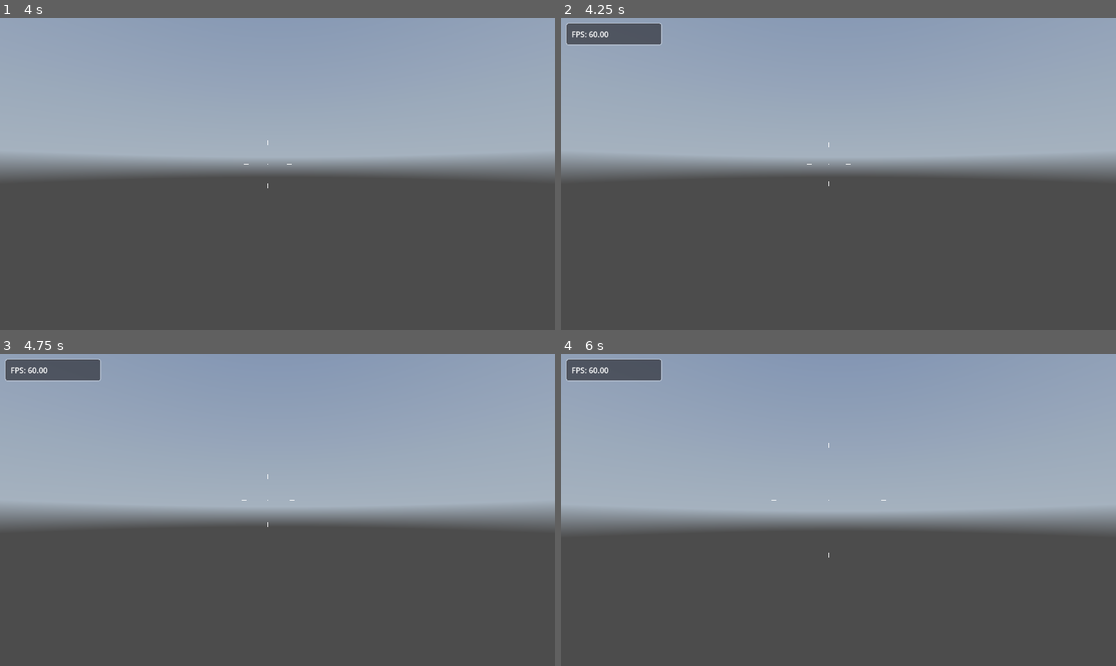
Above: before the commit, frames 1-4 (two rows, left to right).
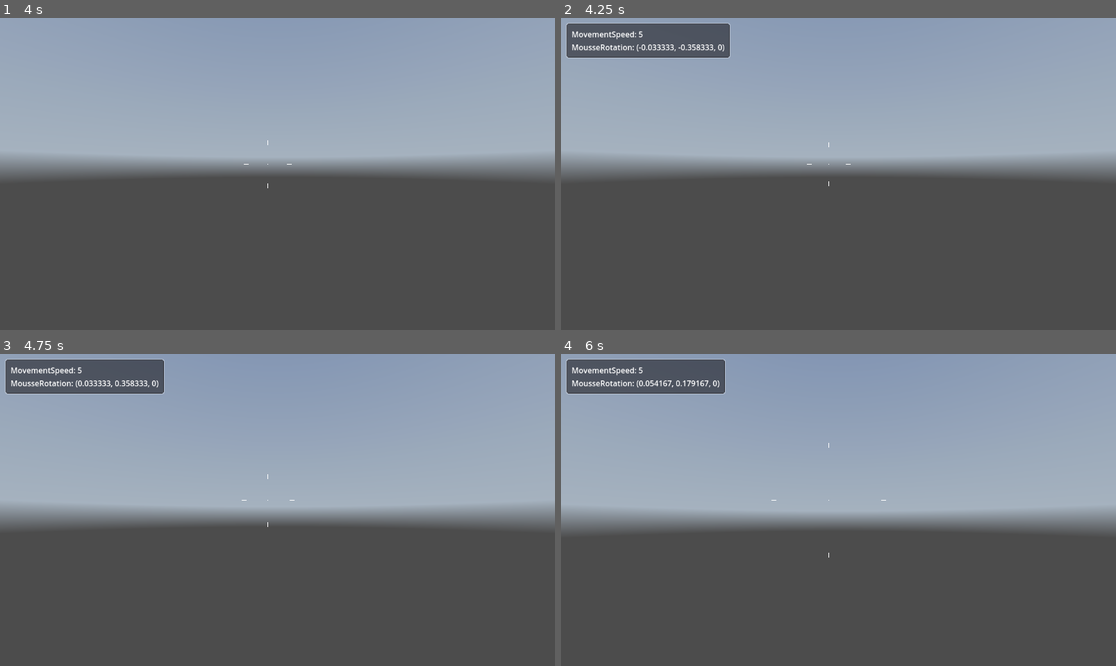
Above: after the commit, the same moments.

Repository: StayAtHomeDev-Git/FPS-Godot-Basic-Setup
Game: Godot game, scene res://levels/level_002.tscn
Two runs of this game, one before a commit and one after it. Both use one fixed random seed, a clock stepped at 60 frames per second and the inputs below. A sky picture missing from this copy of the repository is replaced by a grey-blue gradient.
Inputs (mouse positions are in pixels of both pictures, inside the frame that each line leads up to):
- Up to frame 1 (4 s): tap Enter at 0.5 s; move the mouse to (305, 174) at 0.52 s; hold C (crouch) 0.53-1.28 s; hold W (move_forward) from 0.53 s (still down); tap Space (jump) at 0.77, 1.52, 3.02, 3.77 s; move the mouse to (249, 174) at 1.27 s; tap C (crouch) at 1.35, 2.85 s; move the mouse to (288, 167) at 2.02 s; hold C (crouch) 2.03-2.78 s; move the mouse to (271, 180) at 2.77 s; move the mouse to (316, 177) at 3.52 s; hold C (crouch) from 3.53 s (still down)
- Up to frame 2 (4.25 s): keep holding W (move_forward); keep holding C (crouch); tap ` (debug) at 4.15 s
- Up to frame 3 (4.75 s): keep holding W (move_forward); move the mouse to (233, 506) at 4.27 s; release C (crouch) at 4.28 s; tap C (crouch) at 4.35 s; tap Space (jump) at 4.52 s
- Up to frame 4 (6 s): tap Space (jump) at 5 s; move the mouse to (844, 510) at 5.02 s; hold C (crouch) 5.03-5.78 s; tap Enter at 5.75 s; move the mouse to (816, 503) at 5.77 s; release W (move_forward) at 5.78 s; hold D (move_right) from 5.78 s (still down); tap C (crouch) at 5.85 s

Frame 1 is identical in both runs. In frame 2, 2.3% of the frame differs, in the area x 0-31%, y 1-13%; in frame 3, 2.2%; in frame 4, 2.2%.

Commit message:
E06 - terminé

Diff:
--- a/controllers/scripts/fps_controller.gd
+++ b/controllers/scripts/fps_controller.gd
@@ -78,6 +78,9 @@
 
 func _physics_process(delta):
 
+	Global.debug.add_property("MovementSpeed",_speed,1)
+	Global.debug.add_property("MousseRotation",_mouse_rotation,1)
+
 	# Update camera movement based on mouse movement
 	_update_camera(delta)
 
--- a/project.godot
+++ b/project.godot
@@ -14,6 +14,10 @@
 run/main_scene="res://levels/level_002.tscn"
 config/features=PackedStringArray("4.2", "Forward Plus")
 config/icon="res://icon.svg"
+
+[autoload]
+
+Global="*res://scripts/global.gd"
 
 [display]
 
--- a/scripts/debug.gd
+++ b/scripts/debug.gd
@@ -1,26 +1,33 @@
 extends PanelContainer
 
 @onready var property_container = %VBoxContainer
-var property
+
 var frames_per_second : String
 # Called when the node enters the scene tree for the first time.
 func _ready():
+	Global.debug = self
 	visible = false
-	add_debug_property("FPS",frames_per_second)
+
 
 
 func _process(delta):
 	if visible:
 		frames_per_second = "%.2f" % (1.0/delta)
-		property.text = property.name + ": " + frames_per_second
+
 
 func _input(event):
 	if event.is_action_pressed("debug"):
 		visible = !visible
 
 
-func add_debug_property(title : String,value):
-	property = Label.new()
-	property_container.add_child(property)
-	property.name = title
-	property.text = property.name + value
+func add_property(title: String, value, order):
+	var target
+	target = property_container.find_child(title,true,false)
+	if !target:
+		target = Label.new()
+		property_container.add_child(target)
+		target.name = title
+		target.text = target.name + ": " + str(value)
+	elif visible:
+		target.text = title + ": " + str(value)
+		property_container.move_child(target,order)
--- /dev/null
+++ b/scripts/global.gd
@@ -0,0 +1,2 @@
+extends Node
+var debug
